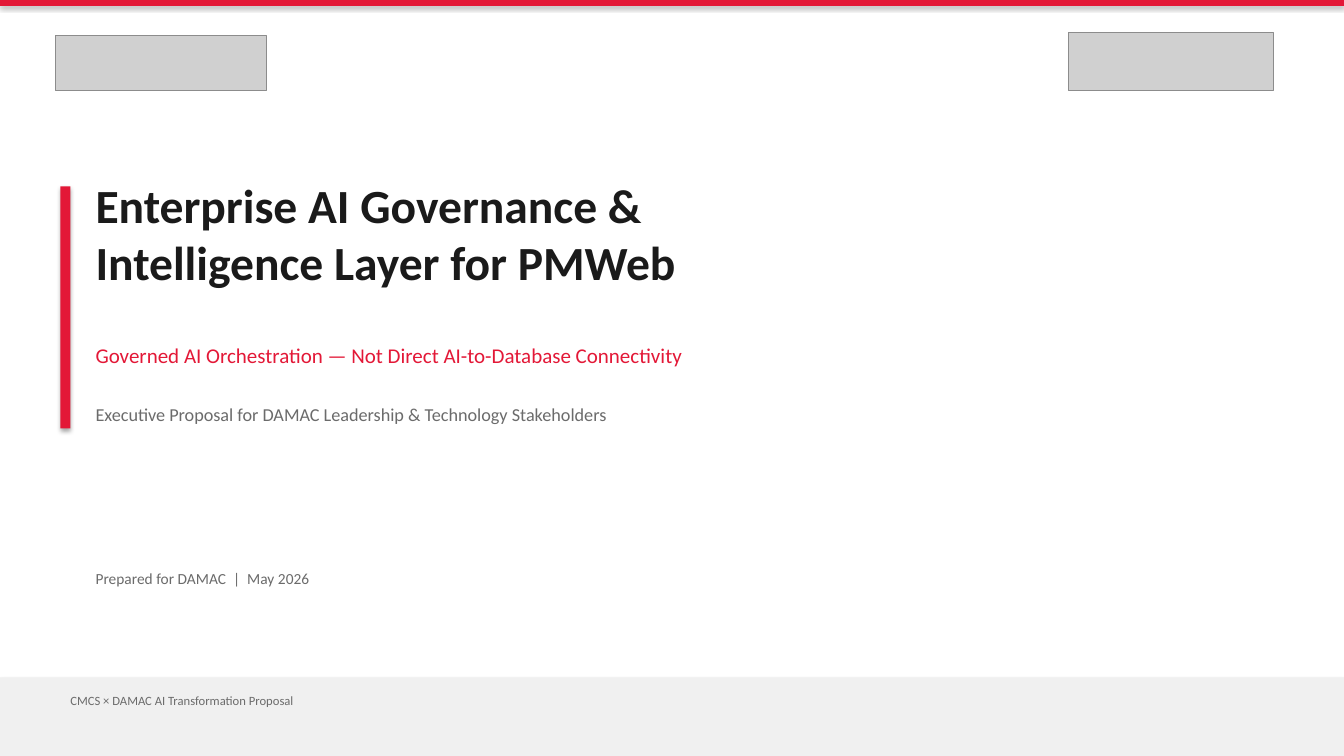
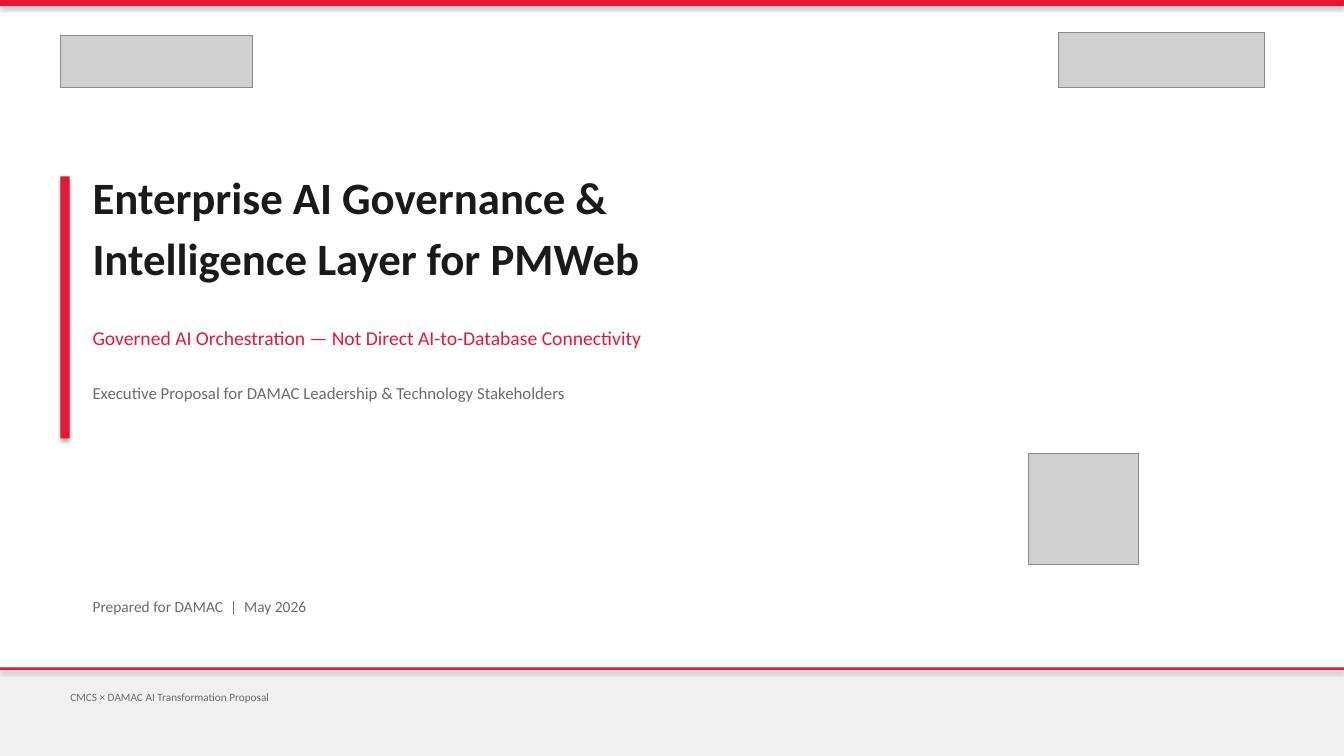
Before and after one commit to vishnushankar9024/procurehubibi, a slide deck: slide 1 of output/DAMAC_PMWeb_AI_Governance_Intelligence_Layer.pptx. Drawn at 1344x756 pixels with LibreOffice and Linux fonts; fonts in the diff are those of the drawing; grey boxes stand for pictures. Boxes give left, top, right and bottom in pixels: in the first picture for what was removed or moved away, otherwise in the second. Text is boxed around its words. In the diff, an @@ line names an element or a change of style, - is before the commit and + after.

```diff
--- a/output/DAMAC_PMWeb_AI_Governance_Intelligence_Layer.pptx
+++ b/output/DAMAC_PMWeb_AI_Governance_Intelligence_Layer.pptx
@@ picture: place and size @@
-picture at [55,35,266,91]
+picture at [60,35,253,88]
@@ picture: place and size @@
-picture at [1069,32,1273,91]
+picture at [1059,32,1264,88]
@@ rectangle: place and size @@
-rectangle at [60,187,71,429]
+rectangle at [60,176,70,439]
@@ text "Enterprise AI Governance & Intelligence ...": place and size @@
-text "Enterprise AI Governance & Intelligence ..." at [96,189,676,288]
+text "Enterprise AI Governance & Intelligence ..." at [93,182,640,283]
@@ text "Enterprise AI Governance & Intelligence ..." at [93,182,640,283]: size 34 to 32 pt; line spacing 1 to 1.15 @@
@@ text "Governed AI Orchestration — Not ...": place and size @@
-text "Governed AI Orchestration — Not ..." at [96,348,682,367]
+text "Governed AI Orchestration — Not ..." at [93,331,641,348]
@@ text "Governed AI Orchestration — Not ..." at [93,331,641,348]: size 15 to 14 pt; line spacing 1 to 1.15 @@
@@ text "Executive Proposal for DAMAC Leadership ...": place and size @@
-text "Executive Proposal for DAMAC Leadership ..." at [96,408,607,424]
+text "Executive Proposal for DAMAC Leadership ..." at [93,387,564,402]
@@ text "Executive Proposal for DAMAC Leadership ..." at [93,387,564,402]: size 13 to 12 pt; line spacing 1 to 1.15 @@
@@ picture added at [1028,454,1139,565] @@
@@ text "Prepared for DAMAC | May ...": place and size @@
-text "Prepared for DAMAC | May ..." at [96,573,309,587]
+text "Prepared for DAMAC | May ..." at [93,601,306,615]
@@ text "Prepared for DAMAC | May ..." at [93,601,306,615]: line spacing 1 to 1.15 @@
@@ rectangle: place and size @@
-rectangle at [0,678,1344,756]
+rectangle at [0,667,1344,756]
@@ rectangle added at [0,667,1344,670], fill #E31837 @@
@@ text "CMCS × DAMAC AI Transformation ..." at [70,693,269,703]: size 9 to 8 pt; line spacing 1 to 1.15 @@
```
Also in this commit, not shown: 35 other slides changed, 14 other files.
